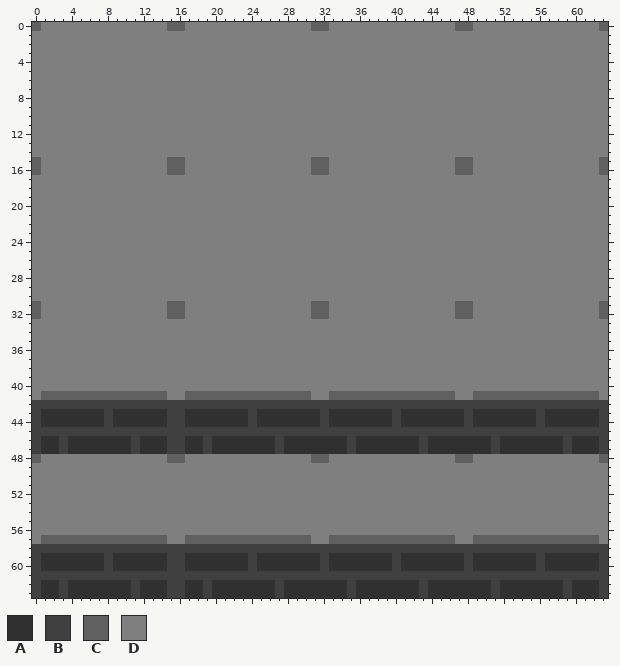
Pixel-art sprite, stored at img/walls.png. Above is the file before it was changed.
The file is 128x128 pixels, drawn in blocks of 2x2; one block is one cell here.
Palette (. is transparent): A #303030  B #404040  C #606060  D #807f7f
The same view after the edit:
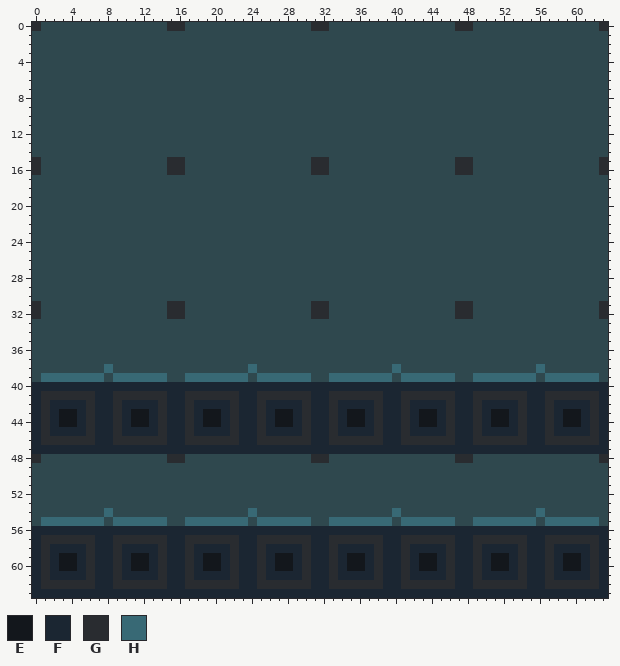
Colours new in this view: E #13171c  F #1b2632  G #292c30  H #386975
Changes in this commit:
colour D: #807f7f -> #2f484e
y 0: x 0 C -> G; x 15..16 CC -> GG; x 31..32 CC -> GG; x 47..48 CC -> GG; x 63 C -> G
y 15..16: x 0 C -> G; x 15..16 CC -> GG; x 31..32 CC -> GG; x 47..48 CC -> GG; x 63 C -> G
y 31..32: x 0 C -> G; x 15..16 CC -> GG; x 31..32 CC -> GG; x 47..48 CC -> GG; x 63 C -> G
y 38: x 8 D -> H; x 24 D -> H; x 40 D -> H; x 56 D -> H
y 39: x 1..7 DDDDDDD -> HHHHHHH; x 9..14 DDDDDD -> HHHHHH; x 17..23 DDDDDDD -> HHHHHHH; x 25..30 DDDDDD -> HHHHHH; x 33..39 DDDDDDD -> HHHHHHH; x 41..46 DDDDDD -> HHHHHH; x 49..55 DDDDDDD -> HHHHHHH; x 57..62 DDDDDD -> HHHHHH
y 40: x 0..63 DDDDDDDDDDDDDDDDDDDDDDDDDDDDDDDDDDDDDDDDDDDDDDDDDDDDDDDDDDDDDDDD -> FFFFFFFFFFFFFFFFFFFFFFFFFFFFFFFFFFFFFFFFFFFFFFFFFFFFFFFFFFFFFFFF
y 41: x 0..63 DCCCCCCCCCCCCCCDDCCCCCCCCCCCCCCDDCCCCCCCCCCCCCCDDCCCCCCCCCCCCCCD -> FGGGGGGFFGGGGGGFFGGGGGGFFGGGGGGFFGGGGGGFFGGGGGGFFGGGGGGFFGGGGGGF
y 42: x 0..63 BBBBBBBBBBBBBBBBBBBBBBBBBBBBBBBBBBBBBBBBBBBBBBBBBBBBBBBBBBBBBBBB -> FGFFFFGFFGFFFFGFFGFFFFGFFGFFFFGFFGFFFFGFFGFFFFGFFGFFFFGFFGFFFFGF
y 43..44: x 0..63 BAAAAAAABAAAAAABBAAAAAAABAAAAAAABAAAAAAABAAAAAAABAAAAAAABAAAAAAB -> FGFEEFGFFGFEEFGFFGFEEFGFFGFEEFGFFGFEEFGFFGFEEFGFFGFEEFGFFGFEEFGF
y 45: x 0..63 BBBBBBBBBBBBBBBBBBBBBBBBBBBBBBBBBBBBBBBBBBBBBBBBBBBBBBBBBBBBBBBB -> FGFFFFGFFGFFFFGFFGFFFFGFFGFFFFGFFGFFFFGFFGFFFFGFFGFFFFGFFGFFFFGF
y 46: x 0..63 BAABAAAAAAABAAABBAABAAAAAAABAAAAAAABAAAAAAABAAAAAAABAAAAAAABAAAB -> FGGGGGGFFGGGGGGFFGGGGGGFFGGGGGGFFGGGGGGFFGGGGGGFFGGGGGGFFGGGGGGF
y 47: x 0..63 BAABAAAAAAABAAABBAABAAAAAAABAAAAAAABAAAAAAABAAAAAAABAAAAAAABAAAB -> FFFFFFFFFFFFFFFFFFFFFFFFFFFFFFFFFFFFFFFFFFFFFFFFFFFFFFFFFFFFFFFF
y 48: x 0 C -> G; x 15..16 CC -> GG; x 31..32 CC -> GG; x 47..48 CC -> GG; x 63 C -> G
y 54: x 8 D -> H; x 24 D -> H; x 40 D -> H; x 56 D -> H
y 55: x 1..7 DDDDDDD -> HHHHHHH; x 9..14 DDDDDD -> HHHHHH; x 17..23 DDDDDDD -> HHHHHHH; x 25..30 DDDDDD -> HHHHHH; x 33..39 DDDDDDD -> HHHHHHH; x 41..46 DDDDDD -> HHHHHH; x 49..55 DDDDDDD -> HHHHHHH; x 57..62 DDDDDD -> HHHHHH
y 56: x 0..63 DDDDDDDDDDDDDDDDDDDDDDDDDDDDDDDDDDDDDDDDDDDDDDDDDDDDDDDDDDDDDDDD -> FFFFFFFFFFFFFFFFFFFFFFFFFFFFFFFFFFFFFFFFFFFFFFFFFFFFFFFFFFFFFFFF
y 57: x 0..63 DCCCCCCCCCCCCCCDDCCCCCCCCCCCCCCDDCCCCCCCCCCCCCCDDCCCCCCCCCCCCCCD -> FGGGGGGFFGGGGGGFFGGGGGGFFGGGGGGFFGGGGGGFFGGGGGGFFGGGGGGFFGGGGGGF
y 58: x 0..63 BBBBBBBBBBBBBBBBBBBBBBBBBBBBBBBBBBBBBBBBBBBBBBBBBBBBBBBBBBBBBBBB -> FGFFFFGFFGFFFFGFFGFFFFGFFGFFFFGFFGFFFFGFFGFFFFGFFGFFFFGFFGFFFFGF
y 59..60: x 0..63 BAAAAAAABAAAAAABBAAAAAAABAAAAAAABAAAAAAABAAAAAAABAAAAAAABAAAAAAB -> FGFEEFGFFGFEEFGFFGFEEFGFFGFEEFGFFGFEEFGFFGFEEFGFFGFEEFGFFGFEEFGF
y 61: x 0..63 BBBBBBBBBBBBBBBBBBBBBBBBBBBBBBBBBBBBBBBBBBBBBBBBBBBBBBBBBBBBBBBB -> FGFFFFGFFGFFFFGFFGFFFFGFFGFFFFGFFGFFFFGFFGFFFFGFFGFFFFGFFGFFFFGF
y 62: x 0..63 BAABAAAAAAABAAABBAABAAAAAAABAAAAAAABAAAAAAABAAAAAAABAAAAAAABAAAB -> FGGGGGGFFGGGGGGFFGGGGGGFFGGGGGGFFGGGGGGFFGGGGGGFFGGGGGGFFGGGGGGF
y 63: x 0..63 BAABAAAAAAABAAABBAABAAAAAAABAAAAAAABAAAAAAABAAAAAAABAAAAAAABAAAB -> FFFFFFFFFFFFFFFFFFFFFFFFFFFFFFFFFFFFFFFFFFFFFFFFFFFFFFFFFFFFFFFF
